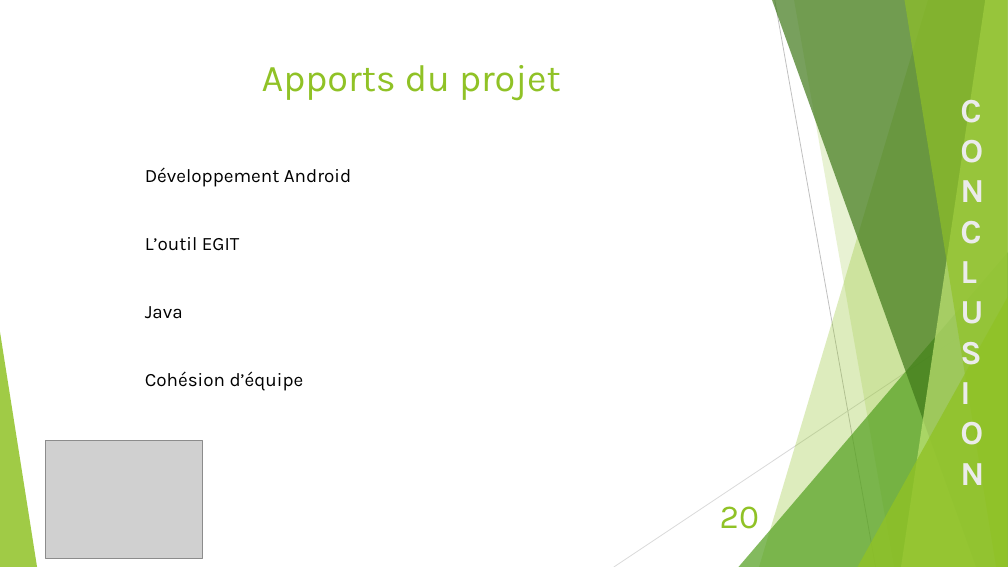
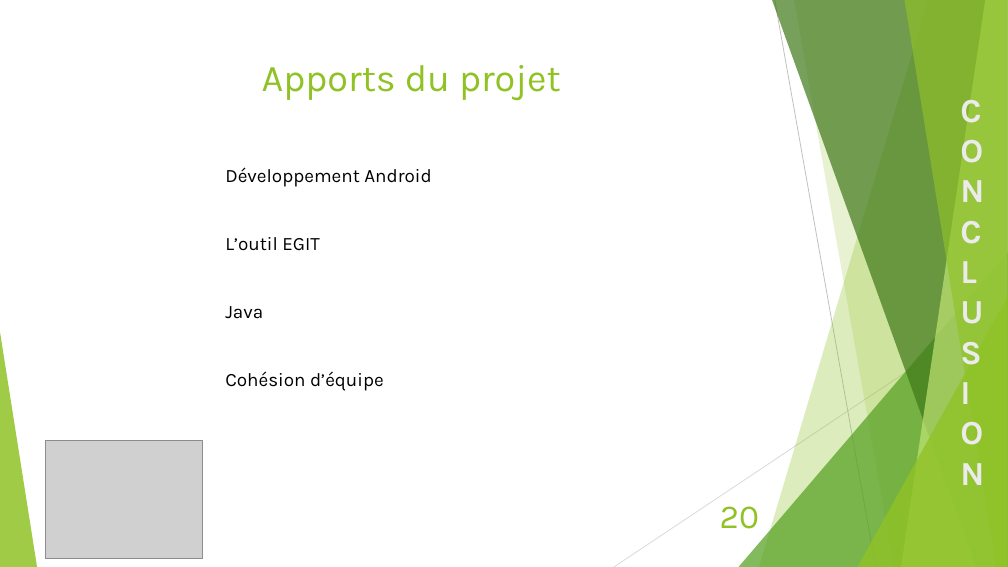
Before and after one commit to DOMEYD/Brainwave, a slide deck: slide 20 of RapportProjet/Projet Brainwaves.pptx. Drawn at 1008x567 pixels with LibreOffice and Linux fonts; fonts in the diff are those of the drawing; grey boxes stand for pictures. Boxes give left, top, right and bottom in pixels: in the first picture for what was removed or moved away, otherwise in the second. Text is boxed around its words. In the diff, an @@ line names an element or a change of style, - is before the commit and + after.

```diff
--- a/RapportProjet/Projet Brainwaves.pptx
+++ b/RapportProjet/Projet Brainwaves.pptx
@@ text "Développement Android": place and size @@
-text "Développement Android" at <box>145,167,351,391</box>
+text "Développement Android" at <box>225,167,431,391</box>
```
Also in this commit, not shown: 13 other slides changed.
